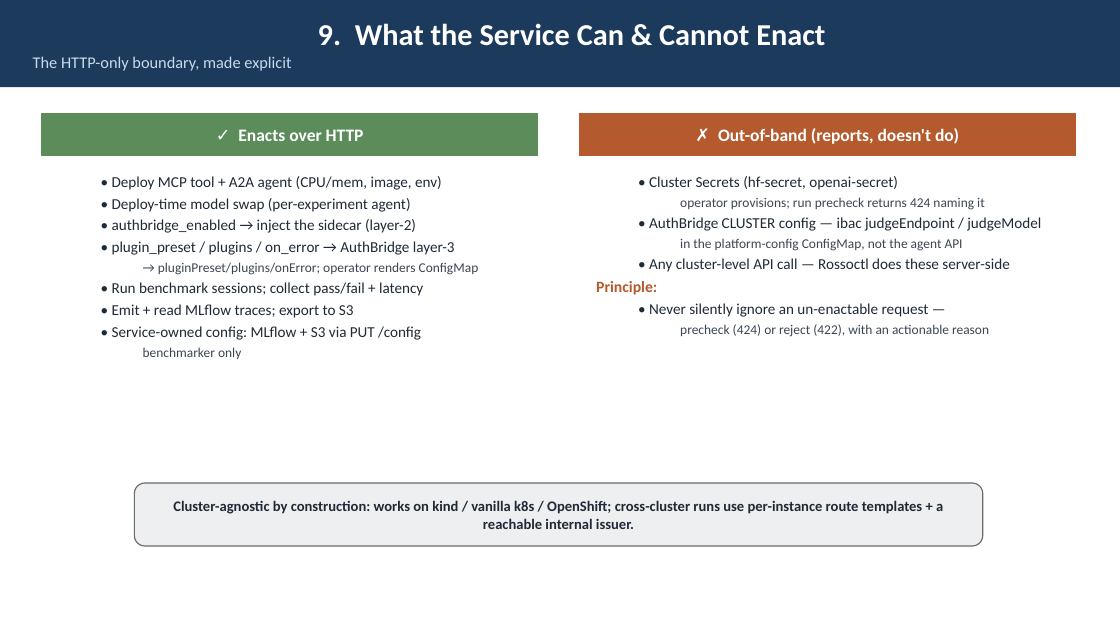
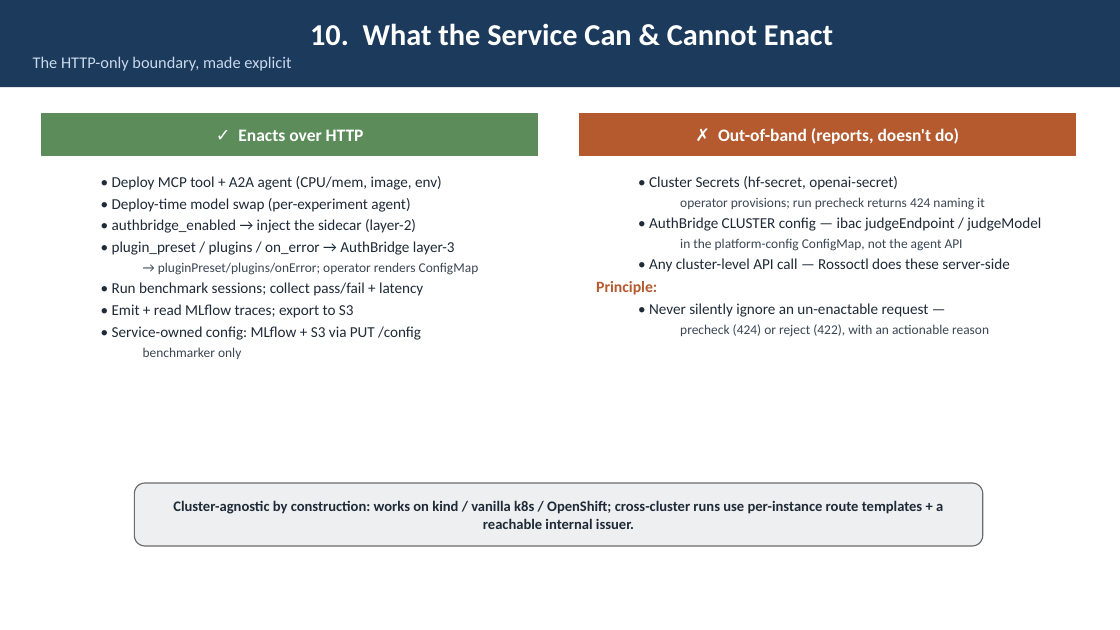
Before and after one commit to webchang/benchmarking, a slide deck: slide 16 of docs/BenchmarkingService.pptx (slide 15 before the commit). Drawn at 1120x630 pixels with LibreOffice and Linux fonts; fonts in the diff are those of the drawing. Boxes give left, top, right and bottom in pixels: in the first picture for what was removed or moved away, otherwise in the second. Text is boxed around its words. In the diff, an @@ line names an element or a change of style, - is before the commit and + after.

```diff
--- a/docs/BenchmarkingService.pptx
+++ b/docs/BenchmarkingService.pptx
@@ text in rectangle at bbox=[310, 23, 833, 46]: text changed @@
-9. What the Service Can & Cannot Enact
+10. What the Service Can & Cannot Enact
```
Also in this commit, not shown: 12 other slides changed, 1 slide added, 2 other files.
